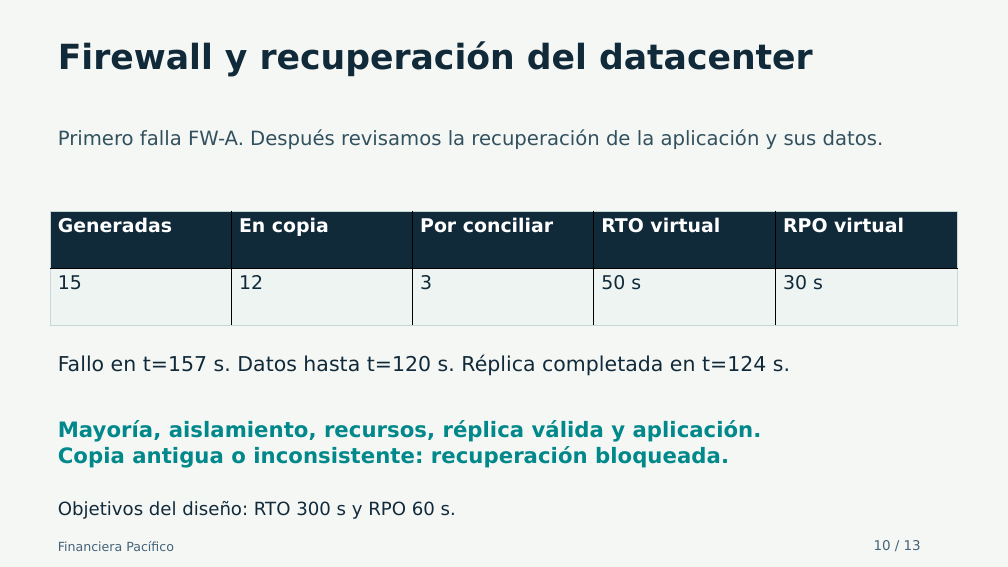
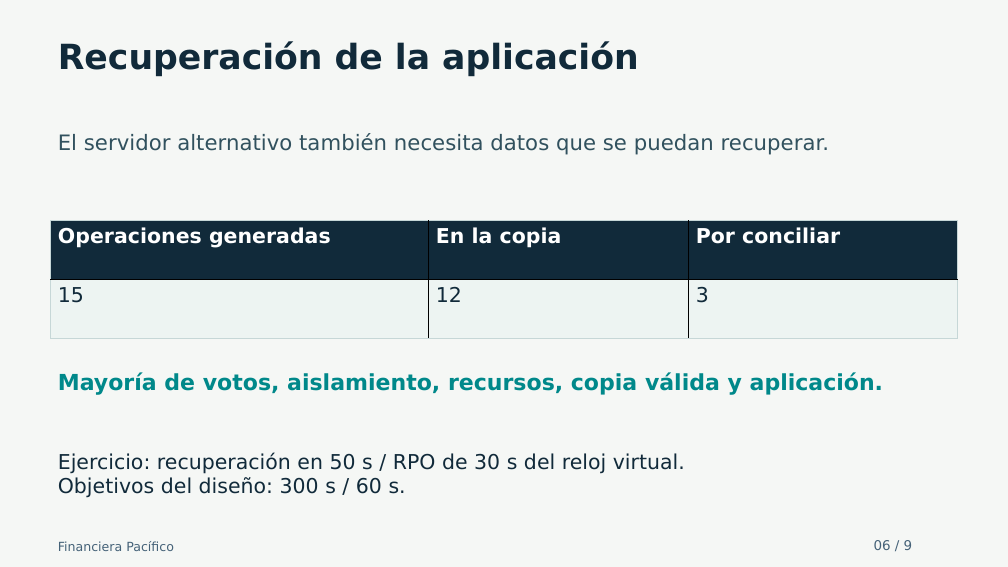
Before and after one commit to hu-herrera/financiera-pacifico-entrega-docente, a slide deck: slide 6 of Presentacion/Avance_Financiera_Pacifico_30_oct_2026.pptx (slide 10 before the commit). Drawn at 1008x567 pixels with LibreOffice and Linux fonts; fonts in the diff are those of the drawing. Boxes give left, top, right and bottom in pixels: in the first picture for what was removed or moved away, otherwise in the second. Text is boxed around its words. In the diff, an @@ line names an element or a change of style, - is before the commit and + after.

Commit message:
Align delivery with nine-slide automatic progress presentation and moving ping regression

```diff
--- a/Presentacion/Avance_Financiera_Pacifico_30_oct_2026.pptx
+++ b/Presentacion/Avance_Financiera_Pacifico_30_oct_2026.pptx
@@ text at [58,42,638,77]: text changed @@
-Firewall y recuperación del datacenter
+Recuperación de la aplicación
@@ text at [58,133,829,155]: text changed; size 18.8 to 20.2 pt @@
-Primero falla FW-A. Después revisamos la recuperación de la aplicación y sus datos.
+El servidor alternativo también necesita datos que se puedan recuperar.
@@ table at [51,221,958,339] @@
-column 1, row 1: Generadas
+column 1, row 1: Operaciones generadas
-column 2, row 1: En copia
+column 2, row 1: En la copia
-column 4: RTO virtual | 50 s
-column 5: RPO virtual | 30 s
@@ table: place and size @@
-table at [51,211,960,325]
+table at [51,221,958,339]
@@ text at [58,372,883,395]: text changed; size 19.5 to 21 pt; text colour #112A3A to #00888A; bold on @@
-Fallo en t=157 s. Datos hasta t=120 s. Réplica completada en t=124 s.
+Mayoría de votos, aislamiento, recursos, copia válida y aplicación.
@@ text at [58,452,685,498]: text changed; size 20.2 to 19.5 pt; text colour #00888A to #112A3A; bold off @@
-Mayoría, aislamiento, recursos, réplica válida y aplicación.
-Copia antigua o inconsistente: recuperación bloqueada.
+Ejercicio: recuperación en 50 s / RPO de 30 s del reloj virtual.
+Objetivos del diseño: 300 s / 60 s.
@@ text removed at [58,501,456,519] @@
-Objetivos del diseño: RTO 300 s y RPO 60 s.
@@ text at [874,540,913,550]: text changed @@
-10 / 13
+06 / 9
```
Also in this commit, not shown: 2 other slides changed, 6 slides added, 10 slides removed, 27 other files.
